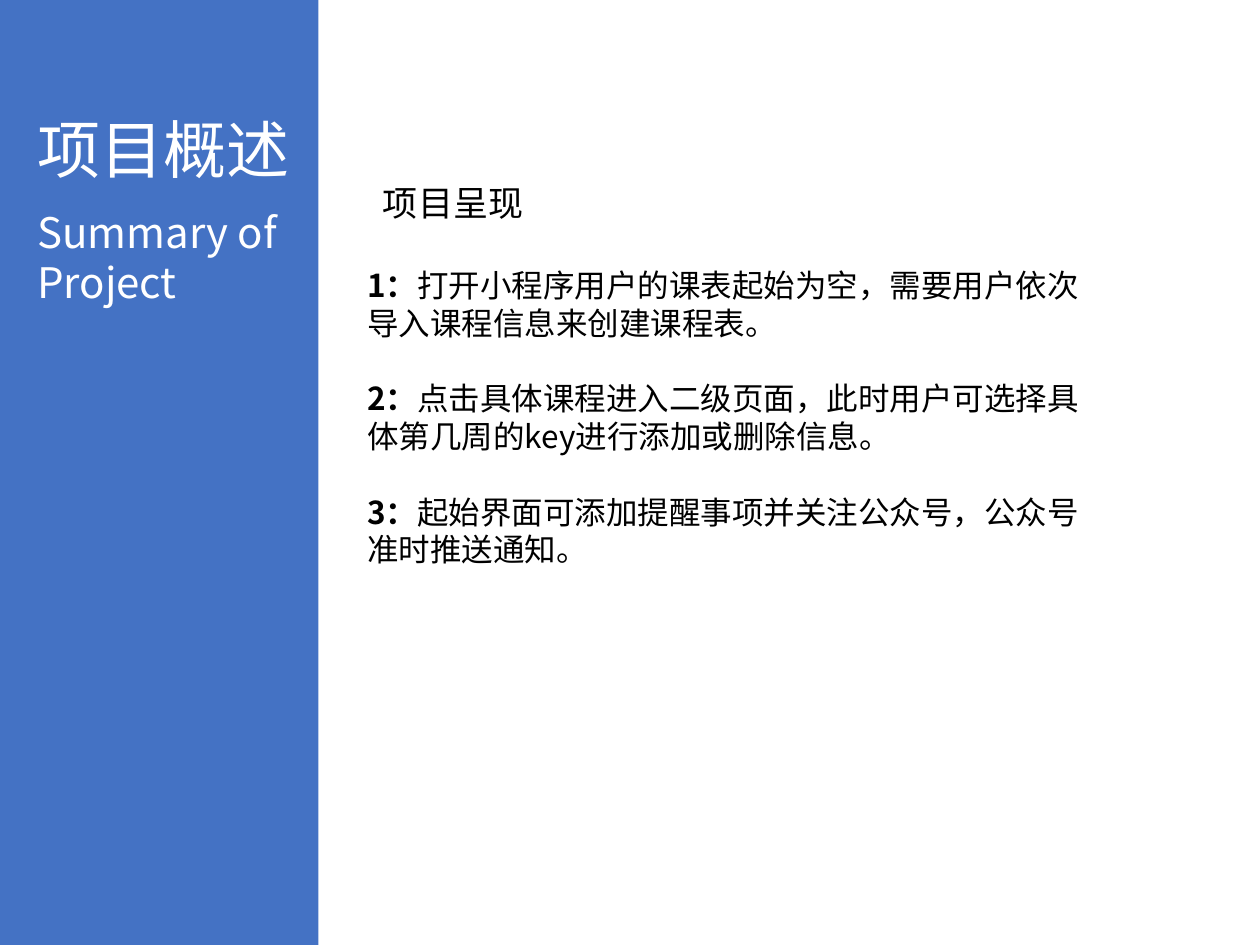
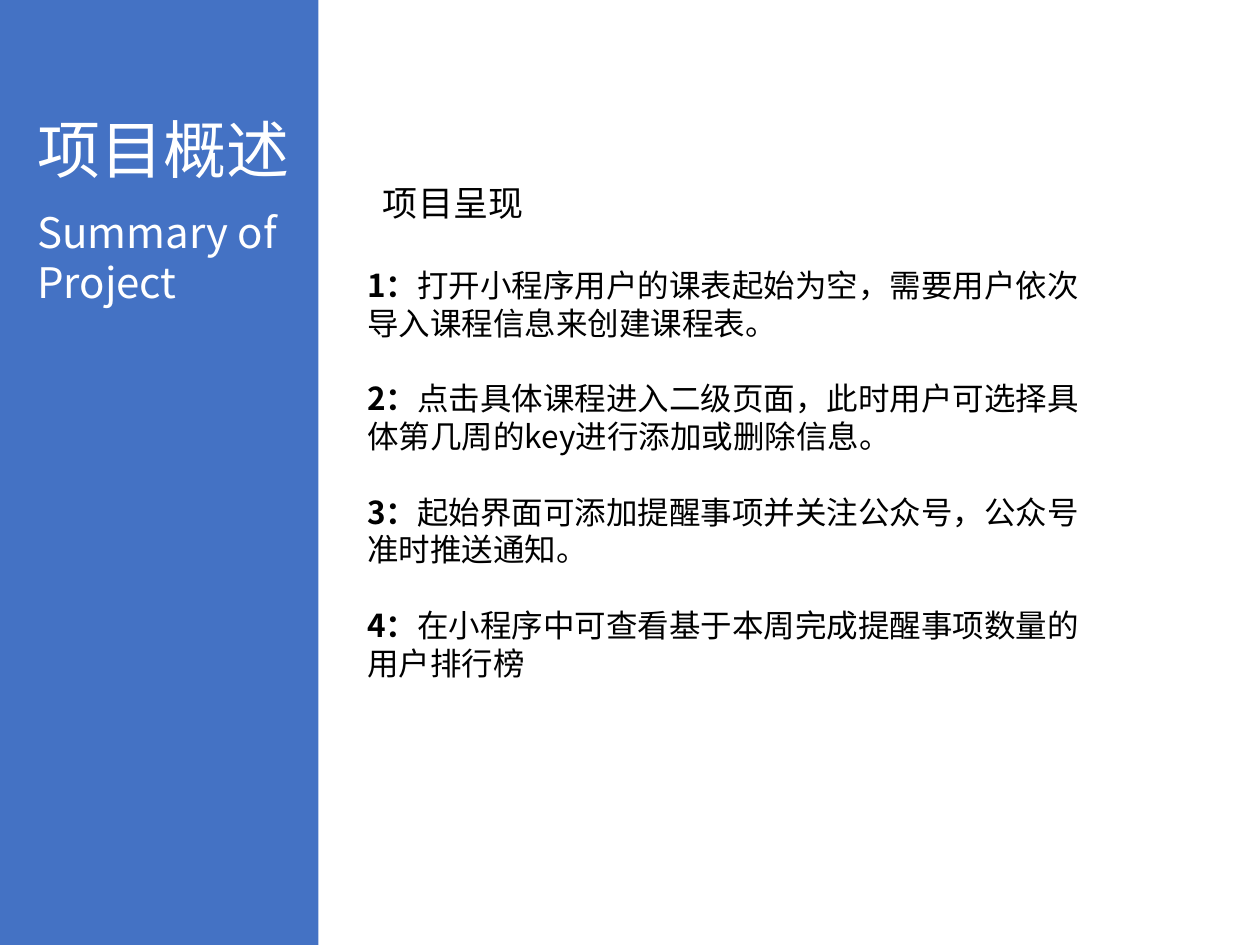
Before and after one commit to Syclifer/SE2019--G25, a slide deck: slide 6 of SE2019春-G25-项目计划2.0.pptx. Drawn at 1260x945 pixels with LibreOffice and Linux fonts; fonts in the diff are those of the drawing. Boxes give left, top, right and bottom in pixels: in the first picture for what was removed or moved away, otherwise in the second. Text is boxed around its words. In the diff, an @@ line names an element or a change of style, - is before the commit and + after.

```diff
--- a/SE2019春-G25-项目计划2.0.pptx
+++ b/SE2019春-G25-项目计划2.0.pptx
@@ text at (x1=367, y1=610, x2=1079, y2=678): paragraph added @@
+4：在小程序中可查看基于本周完成提醒事项数量的用户排行榜
```
Also in this commit, not shown: 7 other files.
